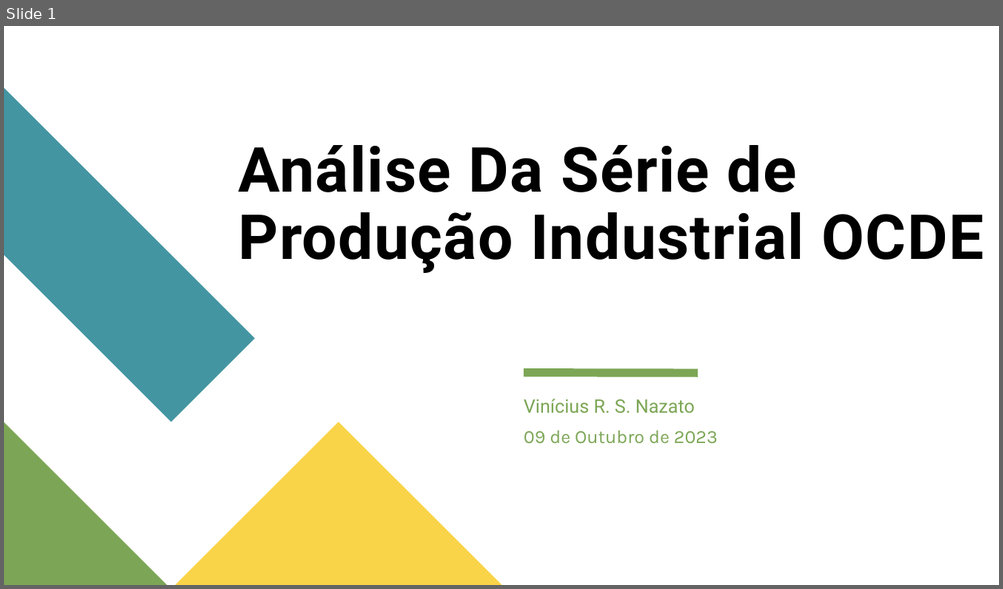
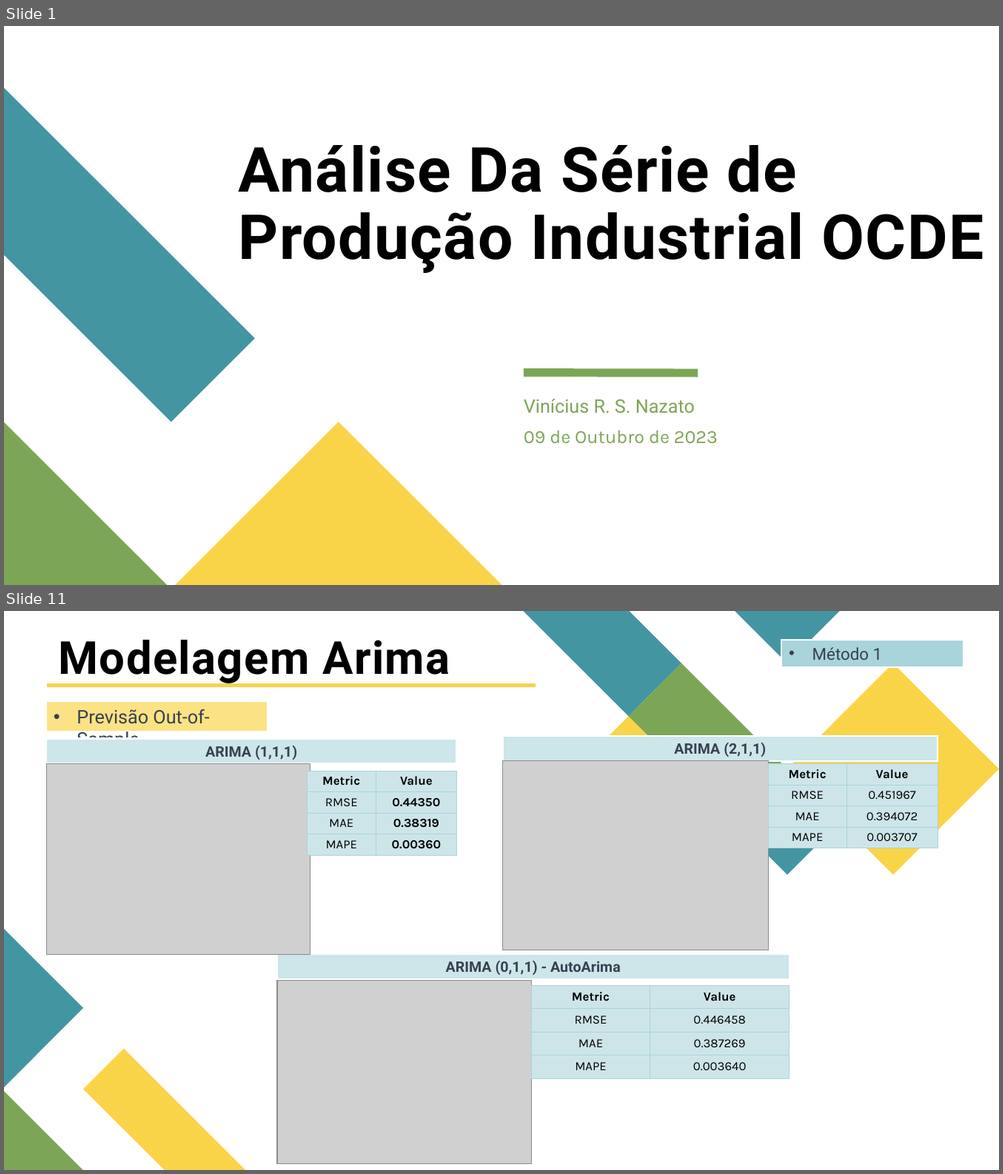
Before and after one commit to ViniNazato/PredictingIndustrialProduction, a slide deck: Análise Da Série de Produção Industrial OCDE.pptx. Shown one above the other, each under a label of ours: slide 1 before the commit, slides 1 and 11 after it; the slides between them are not shown. The pictures are 1003x589 and 1003x1174 pixels, drawn with LibreOffice and Linux fonts; fonts in the diff are those of the drawing; grey boxes stand for pictures. Boxes give left, top, right and bottom in pixels: in the first picture for what was removed or moved away, otherwise in the second. Text is boxed around its words. In the diff, an @@ line names an element or a change of style, - is before the commit and + after.

```diff
--- a/Análise Da Série de Produção Industrial OCDE.pptx
+++ b/Análise Da Série de Produção Industrial OCDE.pptx
@@ slide 11 added at (4, 611, 999, 1170), background #FFFFFF @@
@@ title added at (59, 639, 449, 685), 44 pt, text #000000, bold @@
+Modelagem Arima
@@ rectangle added at (782, 639, 964, 667), fill #A9D4DB, outline #FFFFFF 1.5 pt, 16 pt, text #374151 @@
+• Método 1
@@ group added at (523, 611, 999, 875): 5 freeform shapes @@
@@ rectangle added at (46, 683, 537, 688), fill #F9D448, outline #FFFFFF 1.5 pt @@
@@ rectangle added at (46, 701, 268, 731), fill #FBE284, outline #FFFFFF 1.5 pt, 18 pt, text #374151 @@
+• Previsão Out-of-Sample
@@ rectangle added at (46, 738, 457, 764), fill #CDE6EA, outline #FFFFFF 1.5 pt, 14 pt, text #374151, bold @@
+ARIMA (1,1,1)
@@ rectangle added at (503, 735, 937, 761), fill #CDE6EA, outline #FFFFFF 1.5 pt, 14 pt, text #374151, bold @@
+ARIMA (2,1,1)
@@ picture added at (46, 764, 310, 955) @@
@@ picture added at (503, 761, 768, 951) @@
@@ table added at (768, 764, 938, 849), 4 rows, 2 columns @@
+Metric | Value
+RMSE | 0.451967
+MAE | 0.394072
+MAPE | 0.003707
@@ table added at (307, 771, 456, 855), 4 rows, 2 columns @@
+Metric | Value
+RMSE | 0.44350
+MAE | 0.38319
+MAPE | 0.00360
@@ freeform shape added at (4, 930, 83, 1088), fill #4495A2 @@
@@ rectangle added at (277, 954, 789, 980), fill #CDE6EA, outline #FFFFFF 1.5 pt, 14 pt, text #374151, bold @@
+ARIMA (0,1,1) - AutoArima
@@ picture added at (277, 981, 532, 1165) @@
@@ table added at (532, 985, 789, 1079), 4 rows, 2 columns @@
+Metric | Value
+RMSE | 0.446458
+MAE | 0.387269
+MAPE | 0.003640
@@ freeform shape added at (83, 1049, 245, 1170), fill #F9D448 @@
@@ freeform shape added at (4, 1091, 83, 1170), fill #7CA655 @@
```
Also in this commit, not shown: 2 slides changed, 23 other slides added, 3 slides removed, 8 other files.
